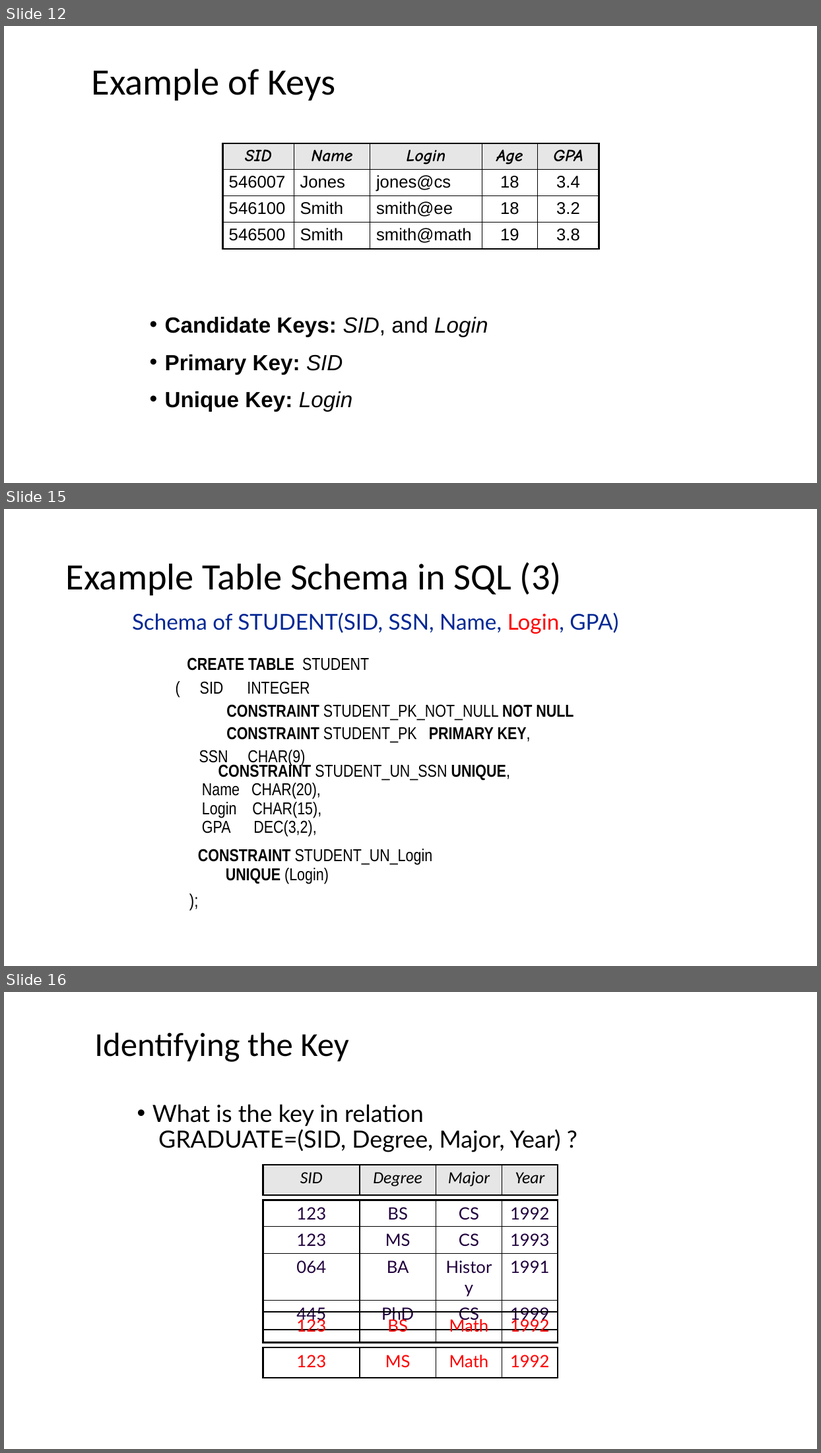
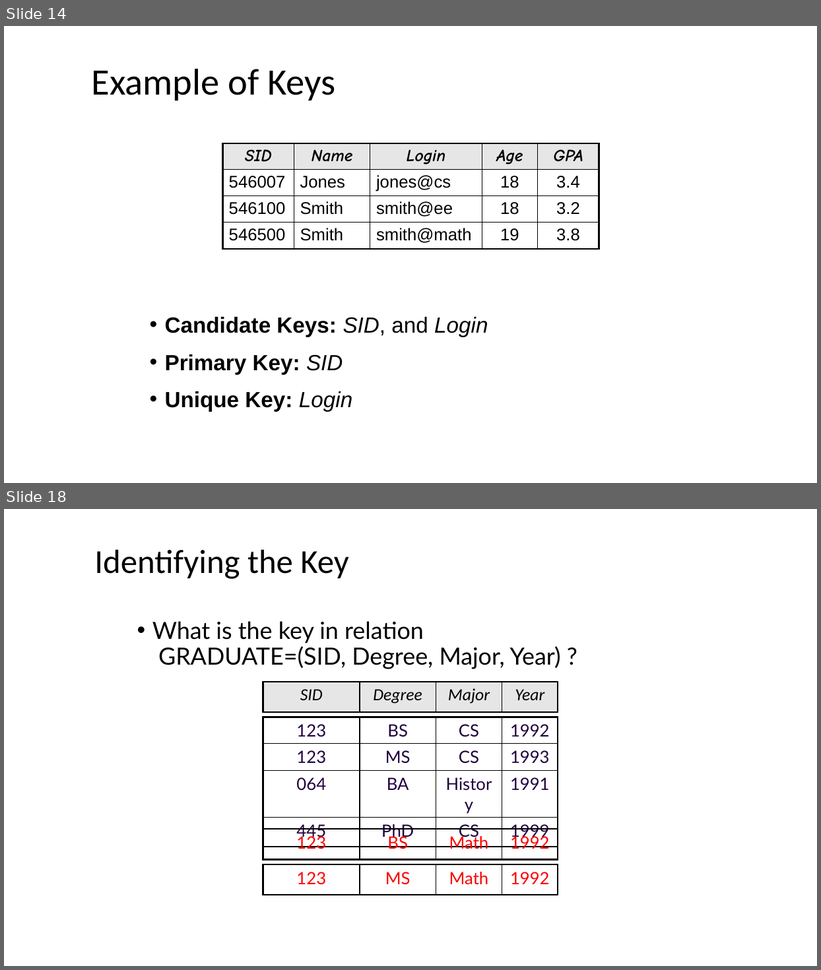
Before and after one commit to RCEatPitt/data-basics-fall-2018, a slide deck: 7 - databases one/Part 1 - Introduction to the Relational Model.pptx. Shown one above the other, each under a label of ours: slides 12, 15 and 16 before the commit, slides 14 and 18 after it; the slides between them are not shown. The pictures are 821x1453 and 821x970 pixels, drawn with LibreOffice and Linux fonts; fonts in the diff are those of the drawing. Boxes give left, top, right and bottom in pixels: in the first picture for what was removed or moved away, otherwise in the second. Text is boxed around its words. In the diff, an @@ line names an element or a change of style, - is before the commit and + after.

```diff
--- a/7 - databases one/Part 1 - Introduction to the Relational Model.pptx
+++ b/7 - databases one/Part 1 - Introduction to the Relational Model.pptx
@@ slide 15 removed at box(4, 509, 817, 966), background #FFFFFF @@
@@ title removed at box(66, 562, 562, 595) @@
-Example Table Schema in SQL (3)
@@ text removed at box(132, 613, 618, 885) @@
-Schema of STUDENT(SID, SSN, Name, Login, GPA)
-CREATE TABLE STUDENT
-( SID INTEGER
-CONSTRAINT STUDENT_PK_ΝOT_NULL NOT NULL
-CONSTRAINT STUDENT_PK PRIMARY KEY,
-SSN CHAR(9)
-CONSTRAINT STUDENT_UN_SSN UNIQUE,
-  Name CHAR(20),
-  Login CHAR(15),
-  GPA DEC(3,2),
-  CONSTRAINT STUDENT_UN_Login
-  UNIQUE (Login)
-);
@@ what was slide 12 is now slide 14 @@
@@ what was slide 16 is now slide 18 @@
```
Also in this commit, not shown: 9 slides changed, 4 slides added, 1 other slide removed.
